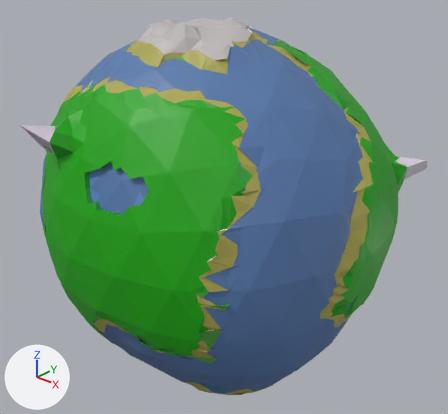
The Blender file LowPolyWorld07.blend: old version first, new version second.
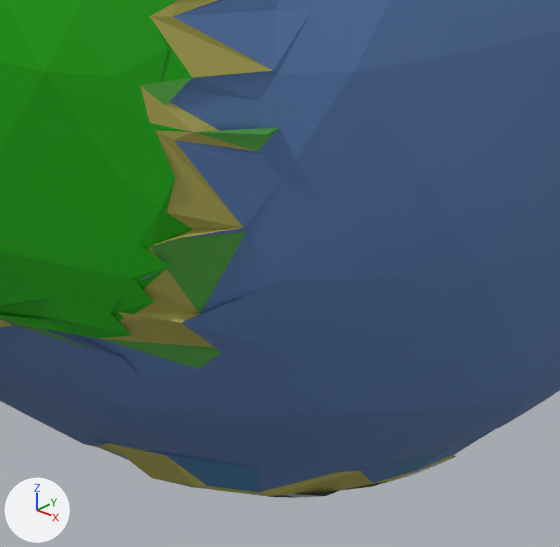
The first picture shows the older version from a 50 mm camera at (19.1, -20.2, 12.3) aimed at (0.6, 0.7, -0.6). The close-ups show both versions on the part from 36% to 67% of the width and 66% to 98% of the height of that picture; other places that the commit changed are outside them. Arrows for +X, +Y and +Z are at lower left; the lights stay in place.
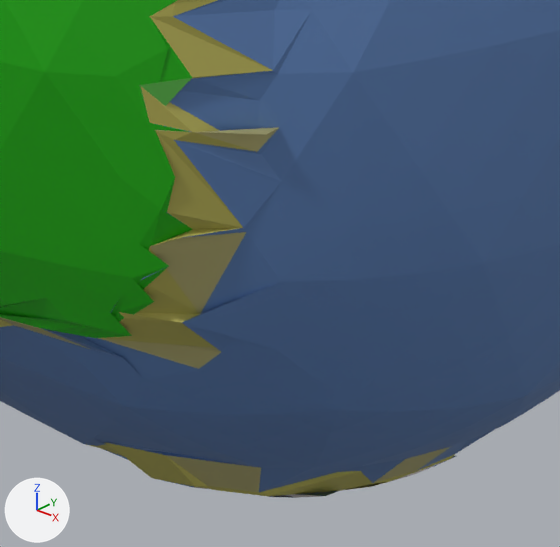
Scene script edits in JSON lines:
```json
{"block": "me_icosphere_007", "where": "me_icosphere_007.from_pydata(...)  # 5554 vertices, 10609 faces, 1 loose edge; spans x -1.1..1.22, y -1.12..1.38, z -1.13..1.16"}
{"block": "me_icosphere_007", "where": "# used by ob_icosphere; location = (0.0, 0.0, 0.0); scale = (7.41, 7.41, 7.41)"}
{"block": "me_icosphere_007", "change": "me_icosphere_007 part 1: 17 faces centred in x -0.01..1.04, y -0.97..0.6, z -0.57..0.75 are repainted in the vertex colours; the middle colour goes from green #52a743 to yellow #afa970"}
{"block": "me_icosphere_007", "change": "me_icosphere_007 part 2: 12 faces centred in x -0.29..0.82, y -0.64..0.96, z -1.1..-0.6 are repainted in the vertex colours; the middle colour goes from blue #3d7ba7 to yellow #afa970"}
```

What differs and where, as boxes (x1, y1, x2, y2) in the close-ups (560 x 547 px):
```json
{"part": 1, "of": "me_icosphere_007", "change": "recoloured", "before": [0, 127, 279, 369], "after": [0, 127, 279, 369], "on screen": "green to yellow"}
{"part": 2, "of": "me_icosphere_007", "change": "recoloured", "before": [166, 447, 450, 493], "after": [166, 447, 450, 493], "on screen": "blue to yellow"}
```
